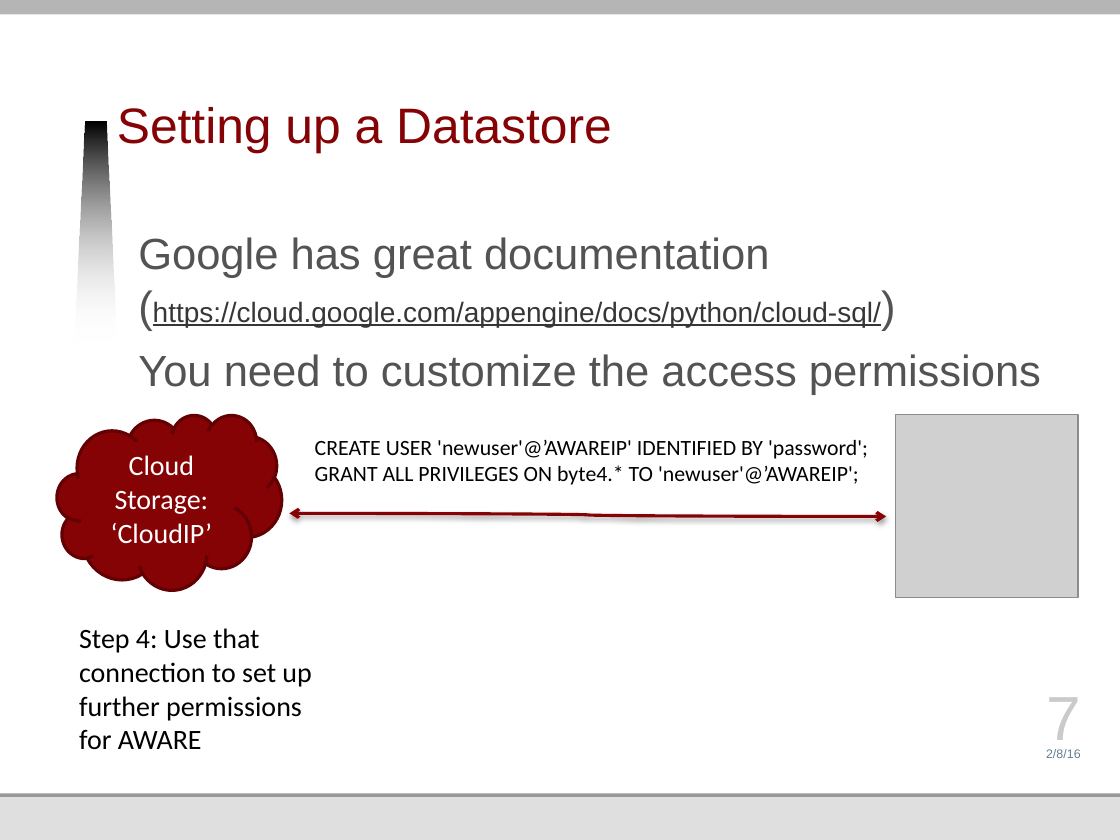
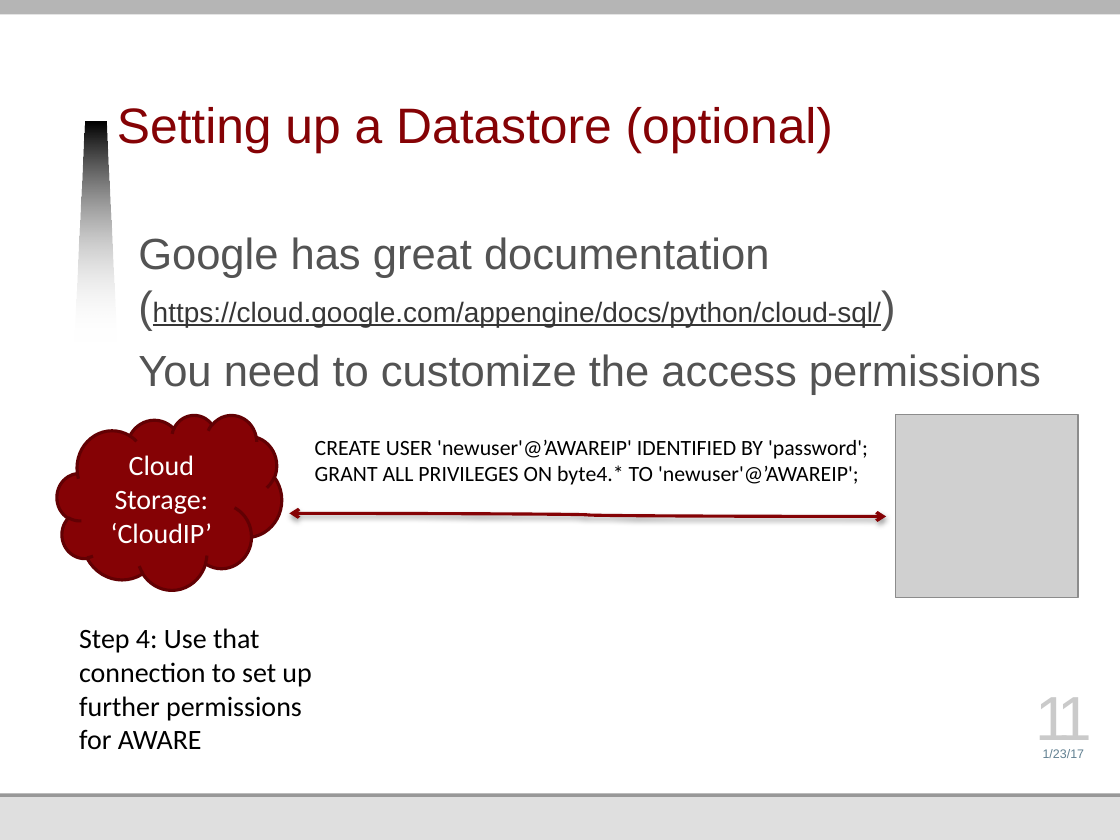
Before and after one commit to jmankoff/data, a slide deck: slide 11 of Lectures/Byte 3 Mobile.pptx (slide 7 before the commit). Drawn at 1120x840 pixels with LibreOffice and Linux fonts; fonts in the diff are those of the drawing; grey boxes stand for pictures; background and template pictures are left out. Boxes give left, top, right and bottom in pixels: in the first picture for what was removed or moved away, otherwise in the second. Text is boxed around its words. In the diff, an @@ line names an element or a change of style, - is before the commit and + after.

```diff
--- a/Lectures/Byte 3 Mobile.pptx
+++ b/Lectures/Byte 3 Mobile.pptx
@@ title at bbox=[117, 107, 833, 154]: text changed @@
-Setting up a Datastore
+Setting up a Datastore (optional)
@@ page number at bbox=[1035, 697, 1092, 752]: text changed @@
-7
+11
@@ text at bbox=[1043, 749, 1085, 758]: text changed @@
-2/8/16
+1/23/17
```
Also in this commit, not shown: 18 other slides changed, 5 slides added, 1 slide removed.
